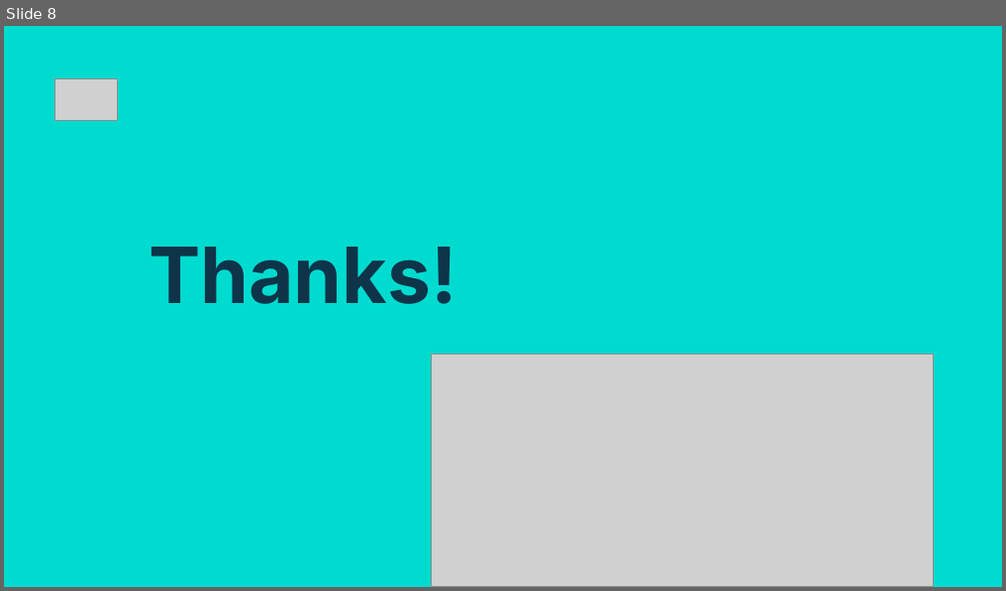
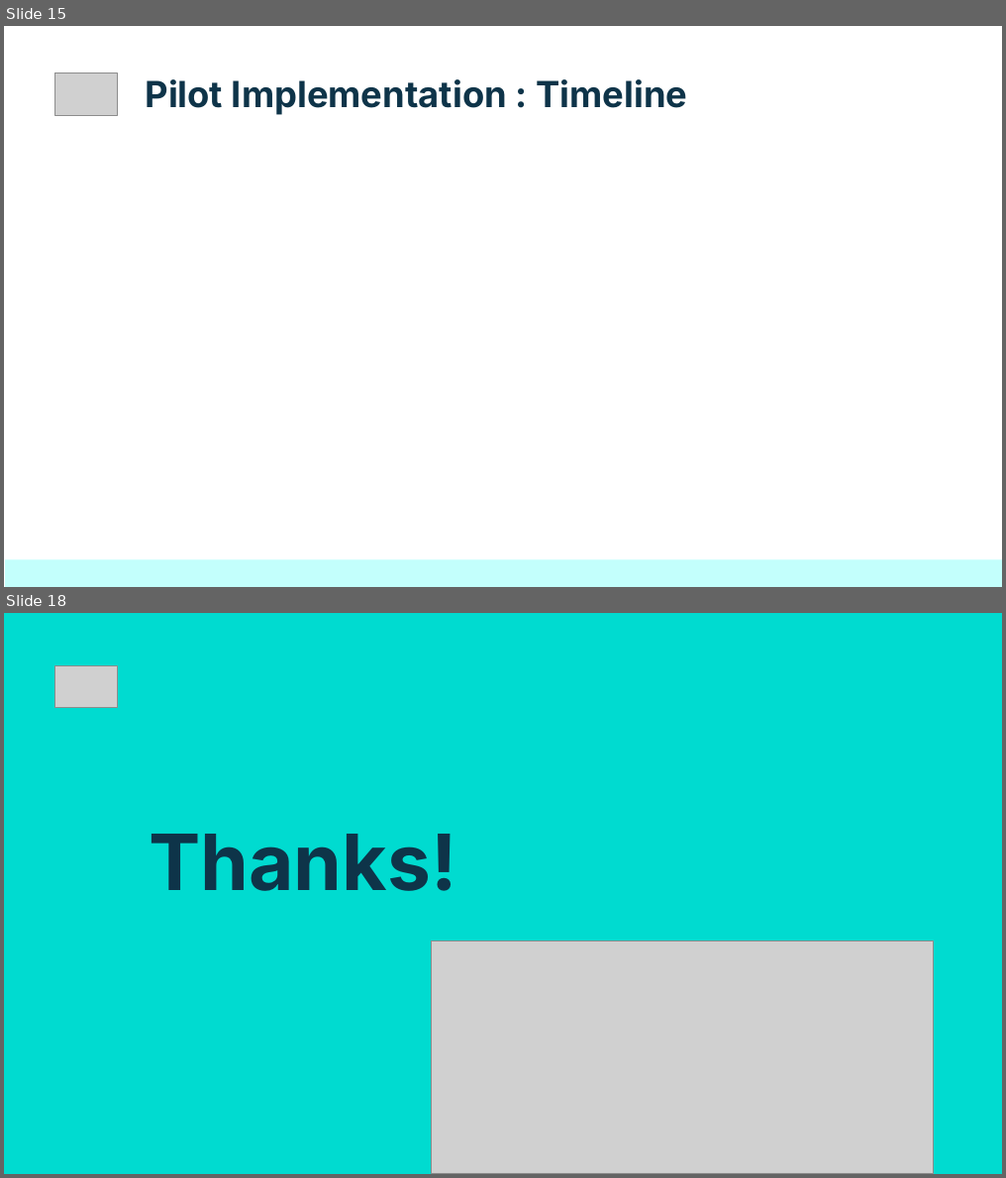
Before and after one commit to netesf13d/jedha-projects, a slide deck: 2-01-Spotify_Data_Governance/presentation/Presentation - 2-01 - Spotify Data Governance.odp. Shown one above the other, each under a label of ours: slide 8 before the commit, slides 15 and 18 after it; the slides between them are not shown. The pictures are 1006x591 and 1006x1178 pixels, drawn with LibreOffice and Linux fonts; fonts in the diff are those of the drawing; grey boxes stand for pictures. Boxes give left, top, right and bottom in pixels: in the first picture for what was removed or moved away, otherwise in the second. Text is boxed around its words. In the diff, an @@ line names an element or a change of style, - is before the commit and + after.

```diff
--- a/2-01-Spotify_Data_Governance/presentation/Presentation - 2-01 - Spotify Data Governance.odp
+++ b/2-01-Spotify_Data_Governance/presentation/Presentation - 2-01 - Spotify Data Governance.odp
@@ slide 15 added at bbox=[4, 26, 1002, 587], background #FFFFFF @@
@@ picture added at bbox=[54, 73, 118, 115] @@
@@ title added at bbox=[145, 79, 687, 115], 26 pt, text #0E3449, bold @@
+Pilot Implementation : Timeline
@@ rectangle added at bbox=[5, 560, 1002, 586], fill #C3FFFC @@
@@ what was slide 8 is now slide 18 @@
```
Also in this commit, not shown: 15 other slides added, 6 slides removed, 6 other files.
